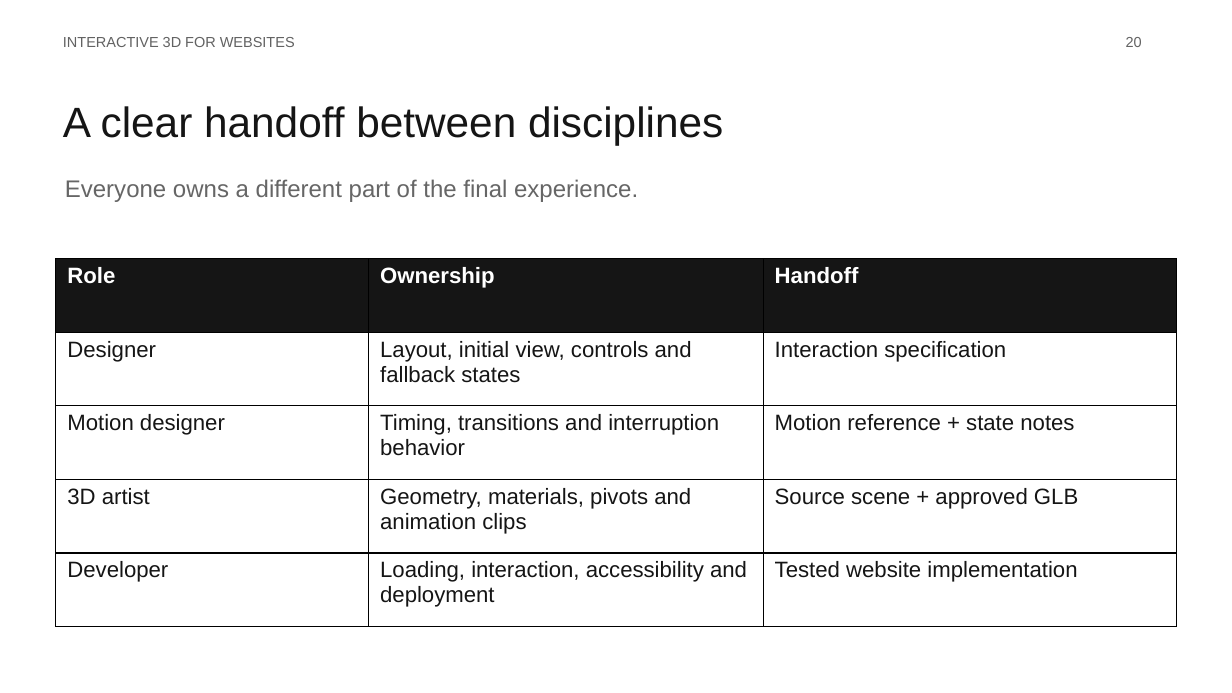
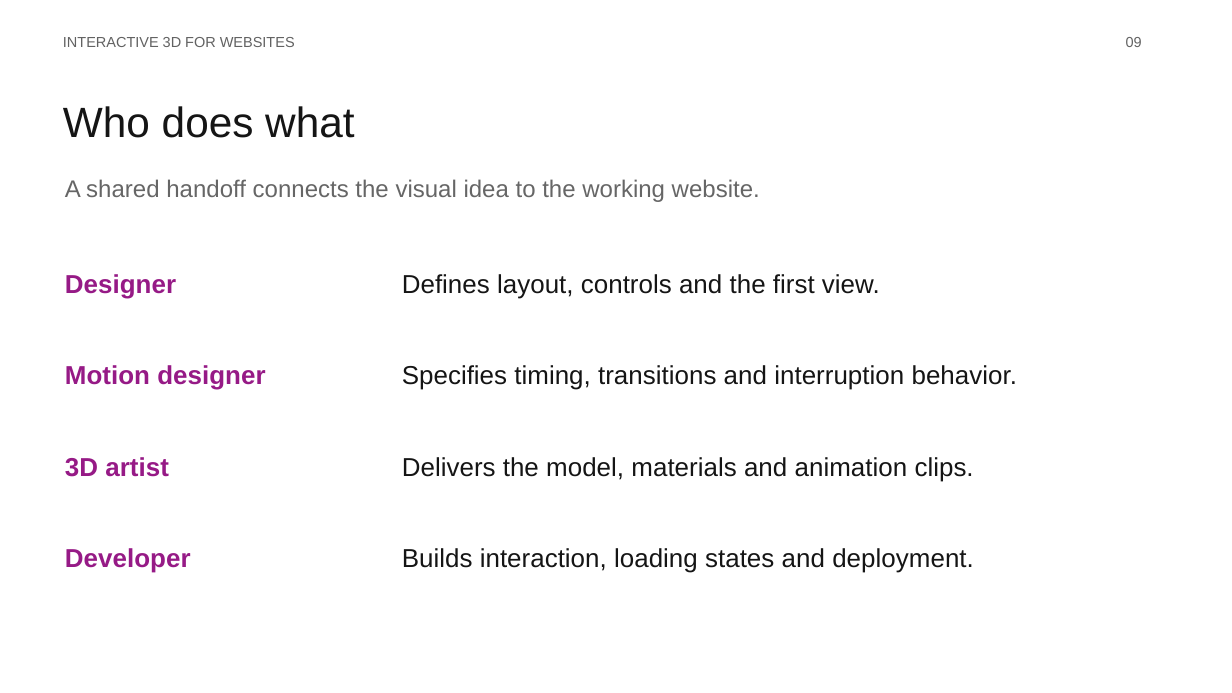
Before and after one commit to Naveen100102/lightmetrics-3d-viewer, a slide deck: slide 9 of public/presentation/Interactive-3D-for-Websites.pptx (slide 20 before the commit). Drawn at 1232x693 pixels with LibreOffice and Linux fonts; fonts in the diff are those of the drawing. Boxes give left, top, right and bottom in pixels: in the first picture for what was removed or moved away, otherwise in the second. Text is boxed around its words. In the diff, an @@ line names an element or a change of style, - is before the commit and + after.

```diff
--- a/public/presentation/Interactive-3D-for-Websites.pptx
+++ b/public/presentation/Interactive-3D-for-Websites.pptx
@@ text at <box>1126,37,1142,47</box>: text changed @@
-20
+09
@@ text at <box>63,106,354,138</box>: text changed @@
-A clear handoff between disciplines
+Who does what
@@ text at <box>65,179,760,202</box>: text changed @@
-Everyone owns a different part of the final experience.
+A shared handoff connects the visual idea to the working website.
@@ table removed at <box>55,259,1177,627</box>, 5 rows, 3 columns @@
-Role | Ownership | Handoff
-Designer | Layout, initial view, controls and fallback states | Interaction specification
-Motion designer | Timing, transitions and interruption behavior | Motion reference + state notes
-3D artist | Geometry, materials, pivots and animation clips | Source scene + approved GLB
-Developer | Loading, interaction, accessibility and deployment | Tested website implementation
@@ text added at <box>65,274,176,299</box>, 20.2 pt, text #961A86, bold @@
+Designer
@@ text added at <box>402,274,880,299</box>, 20.2 pt, text #151515 @@
+Defines layout, controls and the first view.
@@ text added at <box>65,365,265,390</box>, 20.2 pt, text #961A86, bold @@
+Motion designer
@@ text added at <box>402,365,1018,390</box>, 20.2 pt, text #151515 @@
+Specifies timing, transitions and interruption behavior.
@@ text added at <box>65,457,169,477</box>, 20.2 pt, text #961A86, bold @@
+3D artist
@@ text added at <box>402,457,974,482</box>, 20.2 pt, text #151515 @@
+Delivers the model, materials and animation clips.
@@ text added at <box>65,548,191,573</box>, 20.2 pt, text #961A86, bold @@
+Developer
@@ text added at <box>402,548,974,573</box>, 20.2 pt, text #151515 @@
+Builds interaction, loading states and deployment.
```
Also in this commit, not shown: 7 other slides changed, 3 slides added, 24 slides removed, 34 other files.
